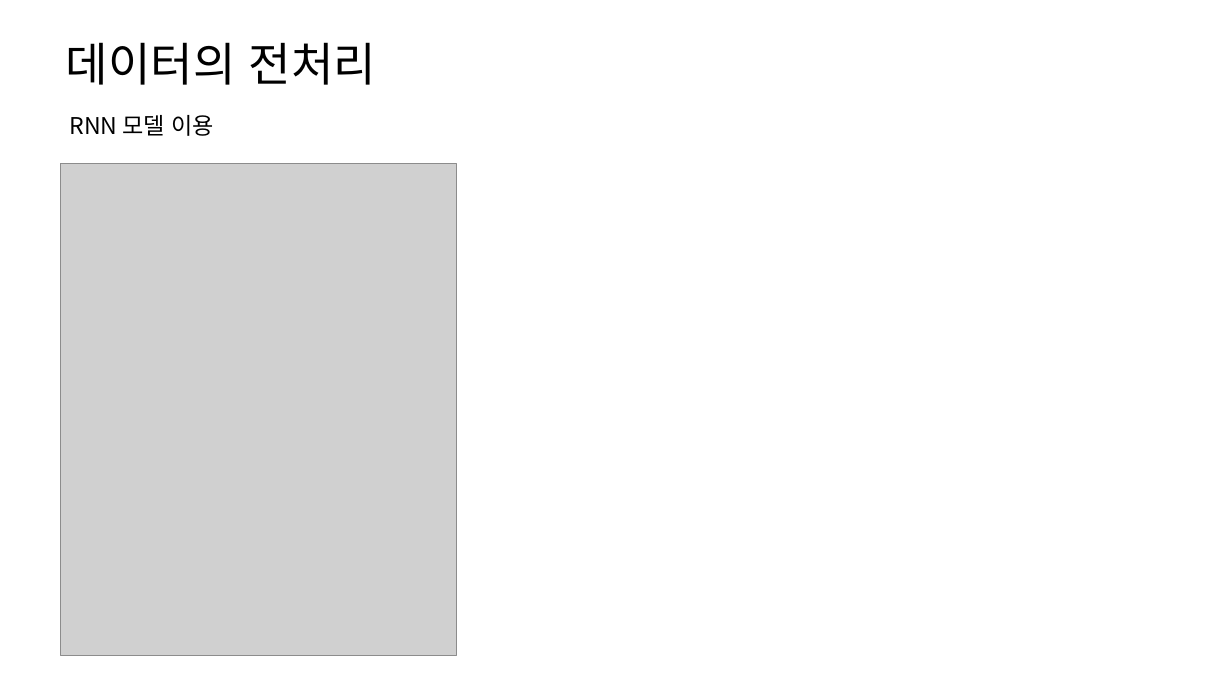
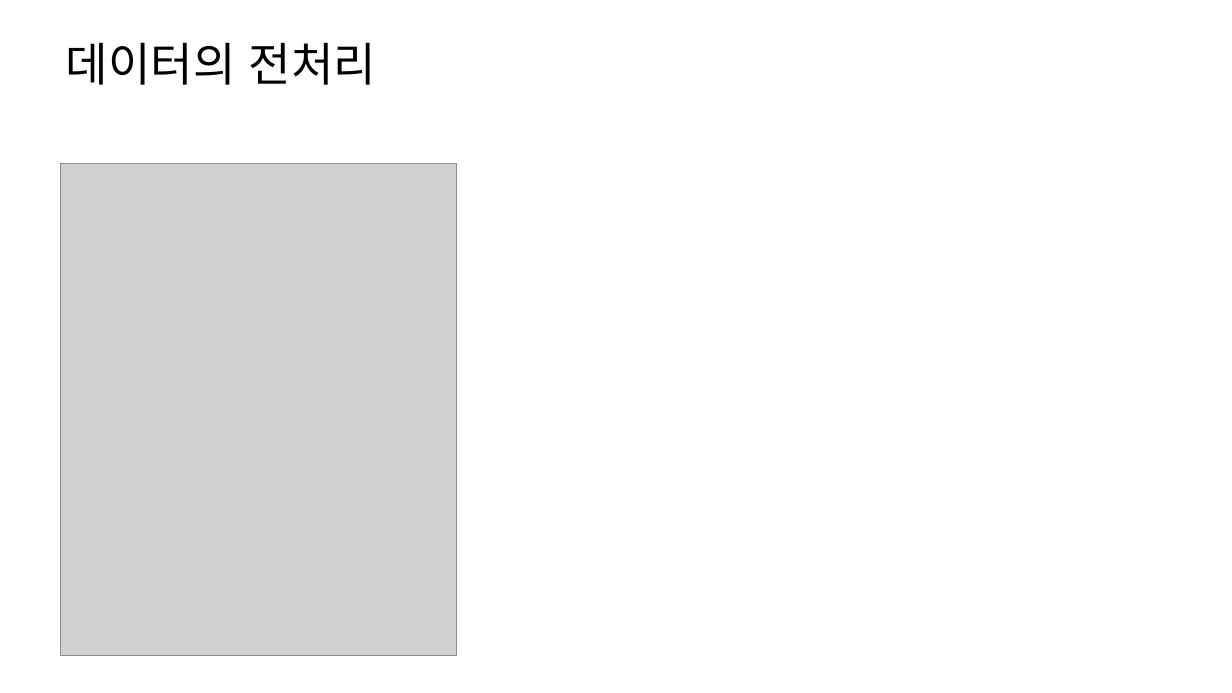
Before and after one commit to hanminJ/stock_analysis, a slide deck: slide 5 of 인공지능을 통한 주가예측.pptx. Drawn at 1232x693 pixels with LibreOffice and Linux fonts; fonts in the diff are those of the drawing; grey boxes stand for pictures. Boxes give left, top, right and bottom in pixels: in the first picture for what was removed or moved away, otherwise in the second. Text is boxed around its words. In the diff, an @@ line names an element or a change of style, - is before the commit and + after.

```diff
--- a/인공지능을 통한 주가예측.pptx
+++ b/인공지능을 통한 주가예측.pptx
@@ text removed at (x1=69, y1=115, x2=215, y2=136) @@
-RNN 모델 이용
```
